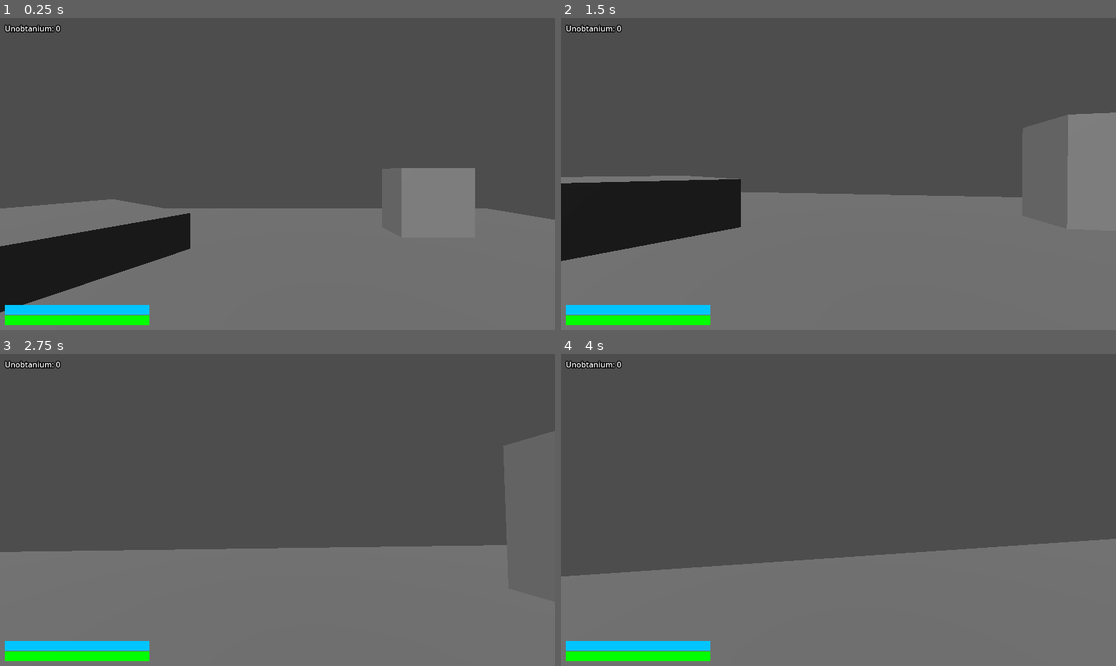
Above: before the commit, frames 1-4 (two rows, left to right).
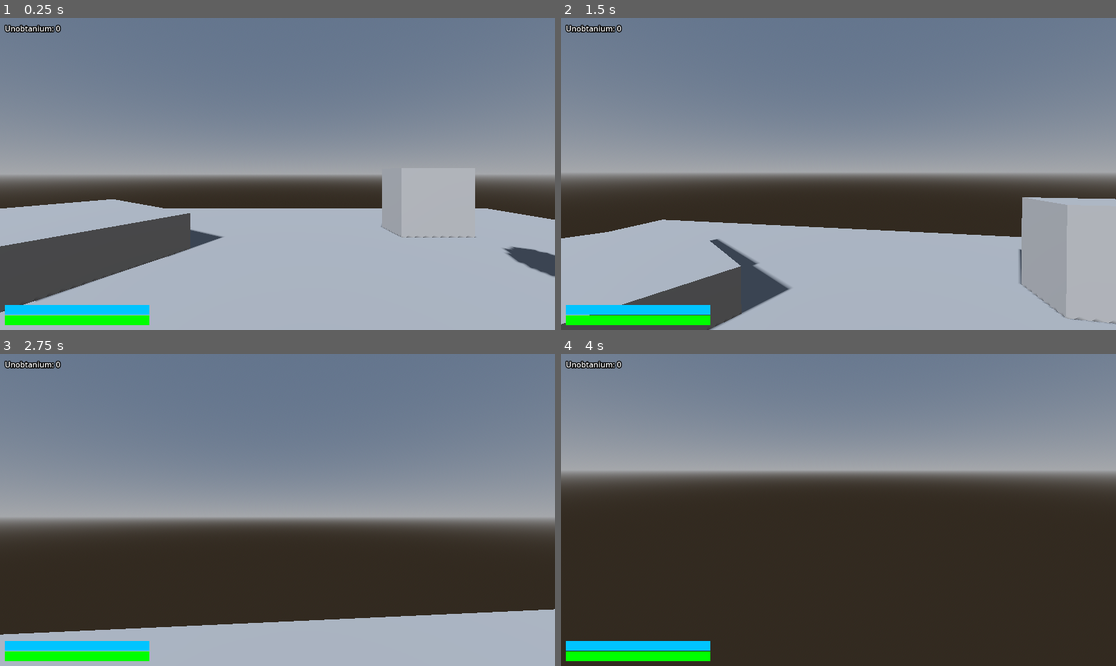
Above: after the commit, the same moments.

Repository: Triysle/regulus
Game: Godot game, scene res://scenes/TestLevel.tscn
The game is run twice, just before and just after one commit, with the same random seed, the same clock (stepped at 60 frames per second) and the same inputs.
Inputs (mouse positions are in pixels of both pictures, inside the frame that each line leads up to):
- Up to frame 1 (0.25 s): no input
- Up to frame 2 (1.5 s): tap Enter at 0.5 s; move the mouse to (866, 174) at 0.52 s; hold Ctrl (crouch) 0.53-1.28 s; hold W (move_forward) from 0.53 s (still down); tap Space (jump) at 0.77, 1.07 s; click (866, 174) at 0.8 s; move the mouse to (810, 174) at 1.27 s; click (810, 174) at 1.35 s
- Up to frame 3 (2.75 s): keep holding W (move_forward); tap Space (jump) at 1.52, 1.82 s; tap E (interact) at 1.55 s; move the mouse to (288, 503) at 2.02 s; hold E (interact) from 2.03 s (still down); tap Shift (sprint) at 2.3 s
- Up to frame 4 (4 s): keep holding W (move_forward); move the mouse to (832, 516) at 2.77 s; release E (interact) at 2.78 s; tap Shift (sprint) at 2.85 s; tap Space (jump) at 3.02, 3.32, 3.77 s; tap Backspace (toggle_camera) at 3.05 s; move the mouse to (877, 513) at 3.52 s; hold Backspace (toggle_camera) from 3.53 s (still down); tap Alt (walk) at 3.8 s

The runs differ from the first frame. In frame 1, 96% of the frame differs, in the area x 0-100%, y 0-100%; in frame 2, 96%; in frame 3, 95%; in frame 4, 95%.
Error before the commit: Invalid access to property or key 'shield' on a base object of type 'Nil'. (res://scripts/player_controller.gd:111)

Commit message:
0.0.24
finally, a decently working player controller!

Diff:
--- a/scenes/TestLevel.tscn
+++ b/scenes/TestLevel.tscn
@@ -7,10 +7,20 @@
 [sub_resource type="StandardMaterial3D" id="StandardMaterial3D_1fpmp"]
 albedo_color = Color(1, 0, 0, 1)
 
+[sub_resource type="ProceduralSkyMaterial" id="ProceduralSkyMaterial_df0lk"]
+
+[sub_resource type="Sky" id="Sky_i6x8u"]
+sky_material = SubResource("ProceduralSkyMaterial_df0lk")
+
+[sub_resource type="Environment" id="Environment_8xg12"]
+background_mode = 2
+sky = SubResource("Sky_i6x8u")
+
 [node name="TestLevel" type="Node3D"]
 
 [node name="DirectionalLight3D" type="DirectionalLight3D" parent="."]
 transform = Transform3D(0.853551, 0.290455, -0.432536, 0, 0.830187, 0.557484, 0.52101, -0.475841, 0.708607, 0, 0, 0)
+shadow_enabled = true
 
 [node name="DamageObject" type="CSGSphere3D" parent="."]
 transform = Transform3D(1, 0, 0, 0, 1, 0, 0, 0, 1, 4.14353, 1.27879, -2.52885)
@@ -49,4 +59,6 @@
 size = Vector3(1.91504, 2.61731, 1)
 
 [node name="Player" parent="." instance=ExtResource("3_i6x8u")]
-mouse_sensitivity = 0.003
+
+[node name="WorldEnvironment" type="WorldEnvironment" parent="."]
+environment = SubResource("Environment_8xg12")
--- a/scripts/camera_controller.gd
+++ b/scripts/camera_controller.gd
@@ -41,7 +41,7 @@
 	# Only bob when moving on the ground
 	if player.is_on_floor() and (abs(player.velocity.x) > 0.1 or abs(player.velocity.z) > 0.1):
 		# Calculate speed as a percentage of sprinting speed
-		var speed_factor = player.velocity.length() / player.sprinting_speed
+		var speed_factor = player.velocity.length() / player.movement_handler.sprinting_speed
 
 		# Increase bob time based on speed
 		bob_time += delta * bob_frequency * speed_factor
@@ -73,7 +73,7 @@
 
 func _handle_fov_changes(delta: float, player: Player):
 	# Set target FOV based on player state
-	if player.is_sprinting and !is_third_person:
+	if player.movement_handler and player.movement_handler.is_sprinting and !is_third_person:
 		target_fov = base_fov * sprint_fov_multiplier
 	else:
 		target_fov = base_fov
--- a/scripts/player_controller.gd
+++ b/scripts/player_controller.gd
@@ -26,71 +26,66 @@
 	# Lock mouse cursor
 	Input.set_mouse_mode(Input.MOUSE_MODE_CAPTURED)
 
-	# Initialize HUD
-	hud.update_display(stats.shield, stats.max_shield, stats.health, stats.max_health)
-	hud.update_resources(interaction_handler.inventory)
-
-	# Connect weapon manager signals
+	# Connect weapon manager signals (only if not already connected)
 	if weapon_manager:
-		weapon_manager.weapon_fired.connect(_on_weapon_fired)
-		weapon_manager.weapon_switched.connect(_on_weapon_switched)
-
-	# Connect stats signals
-	stats.health_changed.connect(_on_health_changed)
-	stats.shield_changed.connect(_on_shield_changed)
-	stats.player_died.connect(_on_player_died)
-
-	# Connect interaction signals
-	interaction_handler.resource_collected.connect(_on_resource_collected)
-
-	# Connect movement signals
-	movement_handler.jump_started.connect(_on_jump_started)
-	movement_handler.landed.connect(_on_landed)
+		if !weapon_manager.weapon_fired.is_connected(_on_weapon_fired):
+			weapon_manager.weapon_fired.connect(_on_weapon_fired)
+		if !weapon_manager.weapon_switched.is_connected(_on_weapon_switched):
+			weapon_manager.weapon_switched.connect(_on_weapon_switched)
 
 	# Initialize component references
 	movement_handler.initialize(self, camera, collision_shape, stats)
 	interaction_handler.initialize(self, camera)
 	animation_handler.initialize($AnimationTree)
 
+	# Initialize HUD with safety check
+	if hud and stats:
+		hud.update_display(stats.shield, stats.max_shield, stats.health, stats.max_health)
+		hud.update_resources(interaction_handler.inventory)
+
 	# Hide the player mesh in first-person mode by default
 	if $Rig:
 		$Rig.visible = false
 
 func _input(event):
+	# Handle mouse movement for camera control
+	if event is InputEventMouseMotion:
+		if Input.get_mouse_mode() == Input.MOUSE_MODE_CAPTURED:
+			rotate_y(-event.relative.x * mouse_sensitivity)
+			camera.rotate_x(-event.relative.y * mouse_sensitivity)
+			camera.rotation.x = clamp(camera.rotation.x, -PI/2, PI/2)
+		return
+
 	# Only process input if mouse is captured
 	if Input.get_mouse_mode() != Input.MOUSE_MODE_CAPTURED:
-		if event.is_action_pressed("ui_cancel"):
+		# Handle escape key to capture mouse
+		if Input.is_action_just_pressed("ui_cancel"):
 			Input.set_mouse_mode(Input.MOUSE_MODE_CAPTURED)
 		return
 
-	# Handle mouse movement for camera control
-	if event is InputEventMouseMotion:
-		rotate_y(-event.relative.x * mouse_sensitivity)
-		camera.rotate_x(-event.relative.y * mouse_sensitivity)
-		camera.rotation.x = clamp(camera.rotation.x, -PI/2, PI/2)
-
 	# Toggle mouse capture with escape key
-	if event.is_action_pressed("ui_cancel"):
+	if Input.is_action_just_pressed("ui_cancel"):
 		Input.set_mouse_mode(Input.MOUSE_MODE_VISIBLE)
+		return
 
 	# Interact with objects
-	if event.is_action_pressed("interact"):
+	if Input.is_action_just_pressed("interact"):
 		interaction_handler.interact()
 
 	# Toggle crouch
-	if event.is_action_pressed("crouch"):
+	if Input.is_action_just_pressed("crouch"):
 		movement_handler.toggle_crouch(third_person_mode)
 
 	# Toggle walk
-	if event.is_action_pressed("walk"):
+	if Input.is_action_just_pressed("walk"):
 		movement_handler.toggle_walk()
 
 	# Jump
-	if event.is_action_just_pressed("jump"):
+	if Input.is_action_just_pressed("jump"):
 		movement_handler.jump()
 
 	# Toggle camera mode with Backspace
-	if event.is_action_pressed("toggle_camera"):
+	if Input.is_action_just_pressed("toggle_camera"):
 		toggle_camera_mode()
 
 func _physics_process(delta):
@@ -108,20 +103,24 @@
 
 # Event handlers
 func _on_health_changed(current, maximum):
-	hud.update_display(stats.shield, stats.max_shield, stats.health, stats.max_health)
+	if hud and stats:
+		hud.update_display(stats.shield, stats.max_shield, stats.health, stats.max_health)
 
 func _on_shield_changed(current, maximum):
-	hud.update_display(stats.shield, stats.max_shield, stats.health, stats.max_health)
+	if hud and stats:
+		hud.update_display(stats.shield, stats.max_shield, stats.health, stats.max_health)
 
 func _on_player_died():
 	# Handle player death
 	print("Player died!")
-	stats.reset()
+	if stats:
+		stats.reset()
 	global_position = Vector3(0, 2, 0)  # Reset position
 
 func _on_resource_collected(resource_name, amount):
 	print("Collected " + str(amount) + " " + resource_name)
-	hud.update_resources(interaction_handler.inventory)
+	if hud and interaction_handler:
+		hud.update_resources(interaction_handler.inventory)
 
 func _on_weapon_fired(weapon_data):
 	# Handle weapon recoil, sfx, etc.
@@ -132,17 +131,22 @@
 	print("Switched to weapon: " + weapon_data.name)
 
 func _on_jump_started():
-	animation_handler.start_jump_animation()
+	if animation_handler:
+		animation_handler.start_jump_animation()
 
 func _on_landed(is_on_ground):
-	animation_handler.on_landed(is_on_ground)
+	if animation_handler:
+		animation_handler.on_landed(is_on_ground)
 
 # Public methods that other scripts can call
 func take_damage(amount: float):
-	stats.take_damage(amount)
+	if stats:
+		stats.take_damage(amount)
 
 func collect_resource(resource_name: String, amount: int):
-	return interaction_handler.collect_resource(resource_name, amount)
+	if interaction_handler:
+		return interaction_handler.collect_resource(resource_name, amount)
+	return 0
 
 func get_current_weapon():
 	if weapon_manager:
--- a/scripts/player_movement.gd
+++ b/scripts/player_movement.gd
@@ -13,8 +13,8 @@
 @export var deceleration: float = 15.0
 
 # Jump parameters
-@export var jump_height: float = 4.5
-@export var crouch_jump_height: float = 3.0
+@export var jump_height: float = 1.5
+@export var crouch_jump_height: float = 1.5
 @export var jump_cooldown: float = 0.2
 
 # Crouch parameters
@@ -29,6 +29,8 @@
 var is_walking: bool = false
 var is_crouching: bool = false
 var can_jump: bool = true
+var was_in_air: bool = false
+var just_jumped: bool = false
 
 # Physics constants
 const GRAVITY = 9.8
@@ -65,15 +67,31 @@
 		"is_on_floor": player.is_on_floor(),
 		"is_walking": is_walking,
 		"is_sprinting": is_sprinting,
-		"is_crouching": is_crouching
+		"is_crouching": is_crouching,
+		"was_in_air": was_in_air
 	}
+
+	# Check if we've landed from being in the air
+	if was_in_air && player.is_on_floor():
+		emit_signal("landed", true)
+
+		# If we jumped while crouched, try to stand up automatically
+		if just_jumped && is_crouching:
+			just_jumped = false  # Reset jump flag
+
+			# Check if there's room to stand up
+			if can_stand_up():
+				is_crouching = false
+				_update_crouch_state(third_person_mode)
+				print("Standing up after jump landing")
+
+	# Update air state for next frame
+	was_in_air = !player.is_on_floor()
 
 	# Apply gravity
 	if !player.is_on_floor():
 		player.velocity.y -= GRAVITY * delta
 		emit_signal("landed", false)
-	elif state.get("was_in_air", false):
-		emit_signal("landed", true)
 
 	# Calculate movement direction based on camera orientation
 	var direction = (player.transform.basis * Vector3(input_dir.x, 0, input_dir.y)).normalized()
@@ -117,7 +135,7 @@
 	state["is_walking"] = is_walking
 	state["is_sprinting"] = is_sprinting
 	state["is_crouching"] = is_crouching
-	state["was_in_air"] = !player.is_on_floor()
+	state["was_in_air"] = was_in_air
 
 	return state
 
@@ -129,13 +147,22 @@
 		# Emit signal for animation
 		emit_signal("jump_started")
 
+		# Set the flag to indicate we've jumped
+		just_jumped = true
+
 		# Determine jump height based on crouch state
 		var jump_velocity = sqrt(2 * GRAVITY * (crouch_jump_height if is_crouching else jump_height))
 		player.velocity.y = jump_velocity
 
 func toggle_crouch(third_person_mode: bool):
-	is_crouching = !is_crouching
-	_update_crouch_state(third_person_mode)
+	if is_crouching:
+		# Try to stand up
+		if can_stand_up():
+			is_crouching = false
+			_update_crouch_state(third_person_mode)
+	else:
+		is_crouching = true
+		_update_crouch_state(third_person_mode)
 
 func toggle_walk():
 	is_walking = !is_walking
@@ -143,6 +170,15 @@
 	if is_walking:
 		is_sprinting = false
 
+func can_stand_up() -> bool:
+	# Check if there's enough room to stand up
+	var space_state = player.get_world_3d().direct_space_state
+	var query = PhysicsRayQueryParameters3D.create(player.global_position, player.global_position + Vector3.UP * standing_height)
+	query.exclude = [player]
+	var result = space_state.intersect_ray(query)
+
+	return !result
+
 func _update_crouch_state(third_person_mode: bool):
 	var capsule = collision_shape.shape as CapsuleShape3D
 	if !capsule:
@@ -162,18 +198,7 @@
 			if camera.has_method("update_base_position"):
 				camera.update_base_position(Vector3(0, camera_crouching_height, 0))
 	else:
-		# Check if there's enough room to stand up
-		var space_state = player.get_world_3d().direct_space_state
-		var query = PhysicsRayQueryParameters3D.create(player.global_position, player.global_position + Vector3.UP * standing_height)
-		query.exclude = [player]
-		var result = space_state.intersect_ray(query)
-
-		if result:
-			# Can't stand up, stay crouched
-			is_crouching = true
-			return
-
-		# Return to normal height
+		# Return to normal height - we already checked if there's room in toggle_crouch or can_stand_up
 		capsule.height = standing_height
 		collision_shape.position.y = standing_height / 2
 
--- a/scripts/player_stats.gd
+++ b/scripts/player_stats.gd
@@ -19,9 +19,9 @@
 @export var stamina_recovery_delay: float = 1.5  # After fully depleted
 
 # Current states
-var health: float = max_health
-var shield: float = max_shield
-var stamina: float = max_stamina
+var health: float
+var shield: float
+var stamina: float
 
 var last_damage_time: float = 0.0
 var stamina_depleted_time: float = 0.0
@@ -33,7 +33,10 @@
 	shield = max_shield
 	stamina = max_stamina
 
-	# Emit initial values
+	# Emit initial values after a short delay to ensure connections are established
+	call_deferred("_emit_initial_signals")
+
+func _emit_initial_signals():
 	emit_signal("health_changed", health, max_health)
 	emit_signal("shield_changed", shield, max_shield)
 	emit_signal("stamina_changed", stamina, max_stamina)
Not shown: 1 places in scenes/TestLevel.tscn that only renumber resources
